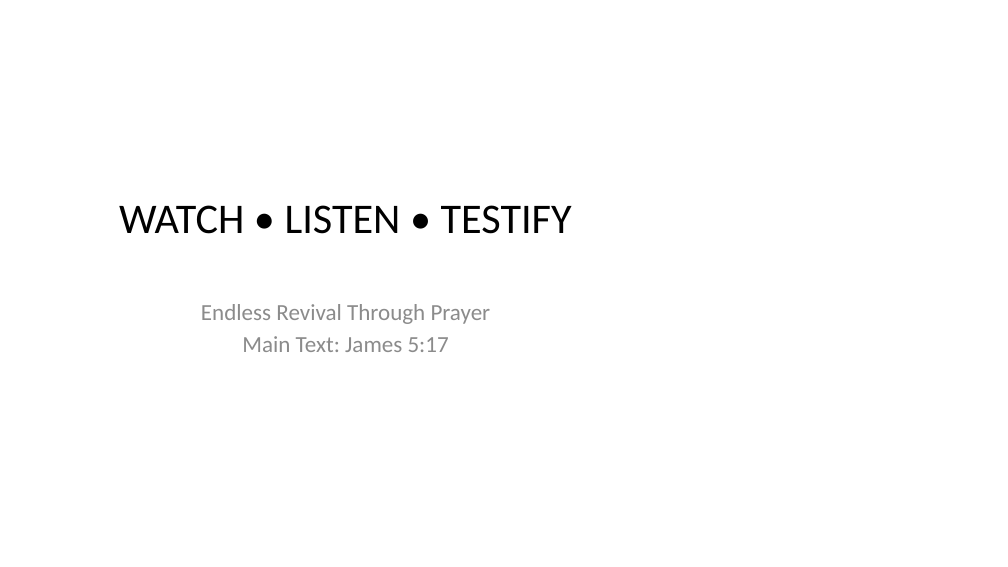
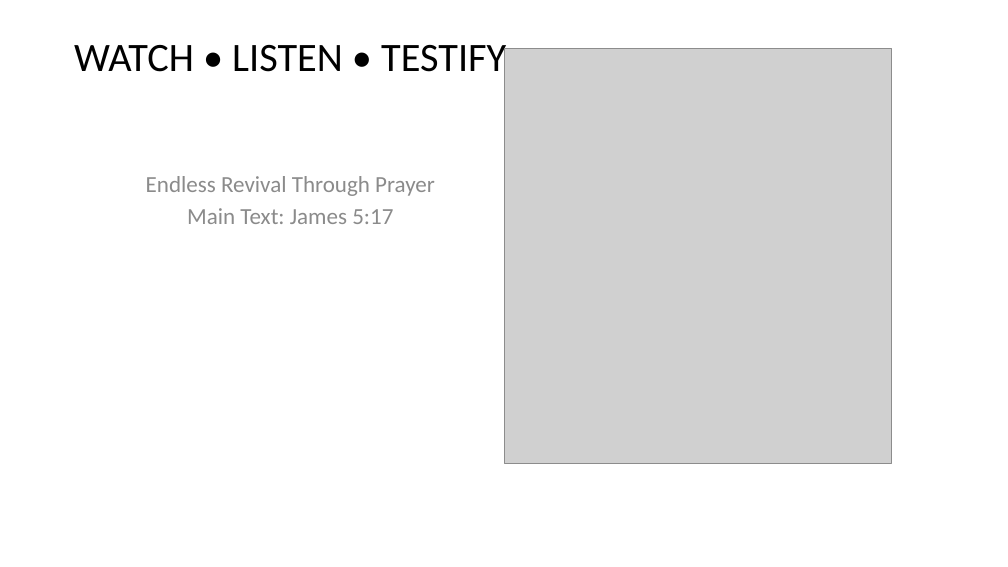
Before and after one commit to M8T1J/awesome, a slide deck: slide 1 of Endless_Revival_Through_Prayer.pptx. Drawn at 1008x567 pixels with LibreOffice and Linux fonts; fonts in the diff are those of the drawing; grey boxes stand for pictures. Boxes give left, top, right and bottom in pixels: in the first picture for what was removed or moved away, otherwise in the second. Text is boxed around its words. In the diff, an @@ line names an element or a change of style, - is before the commit and + after.

```diff
--- a/Endless_Revival_Through_Prayer.pptx
+++ b/Endless_Revival_Through_Prayer.pptx
@@ title "WATCH • LISTEN • TESTIFY": place and size @@
-title "WATCH • LISTEN • TESTIFY" at (119,205,572,234)
+title "WATCH • LISTEN • TESTIFY" at (74,45,506,81)
@@ title "WATCH • LISTEN • TESTIFY" at (74,45,506,81): size 44 to 42 pt @@
@@ picture added at (505,48,892,463) @@
@@ subtitle "Endless Revival Through Prayer": place and size @@
-subtitle "Endless Revival Through Prayer" at (201,304,491,352)
+subtitle "Endless Revival Through Prayer" at (146,176,435,224)
```
Also in this commit, not shown: 9 other slides changed, 10 other files.
